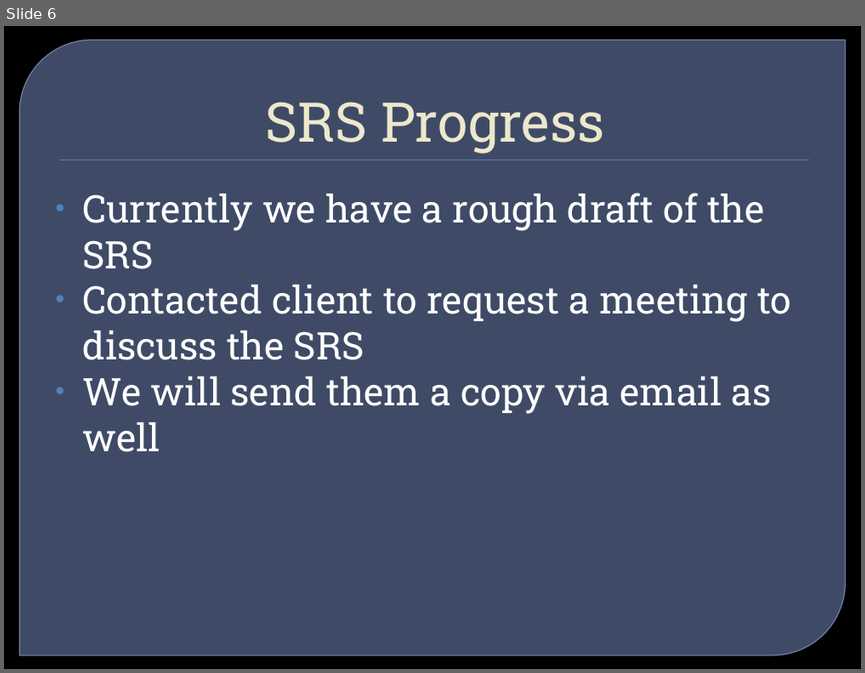
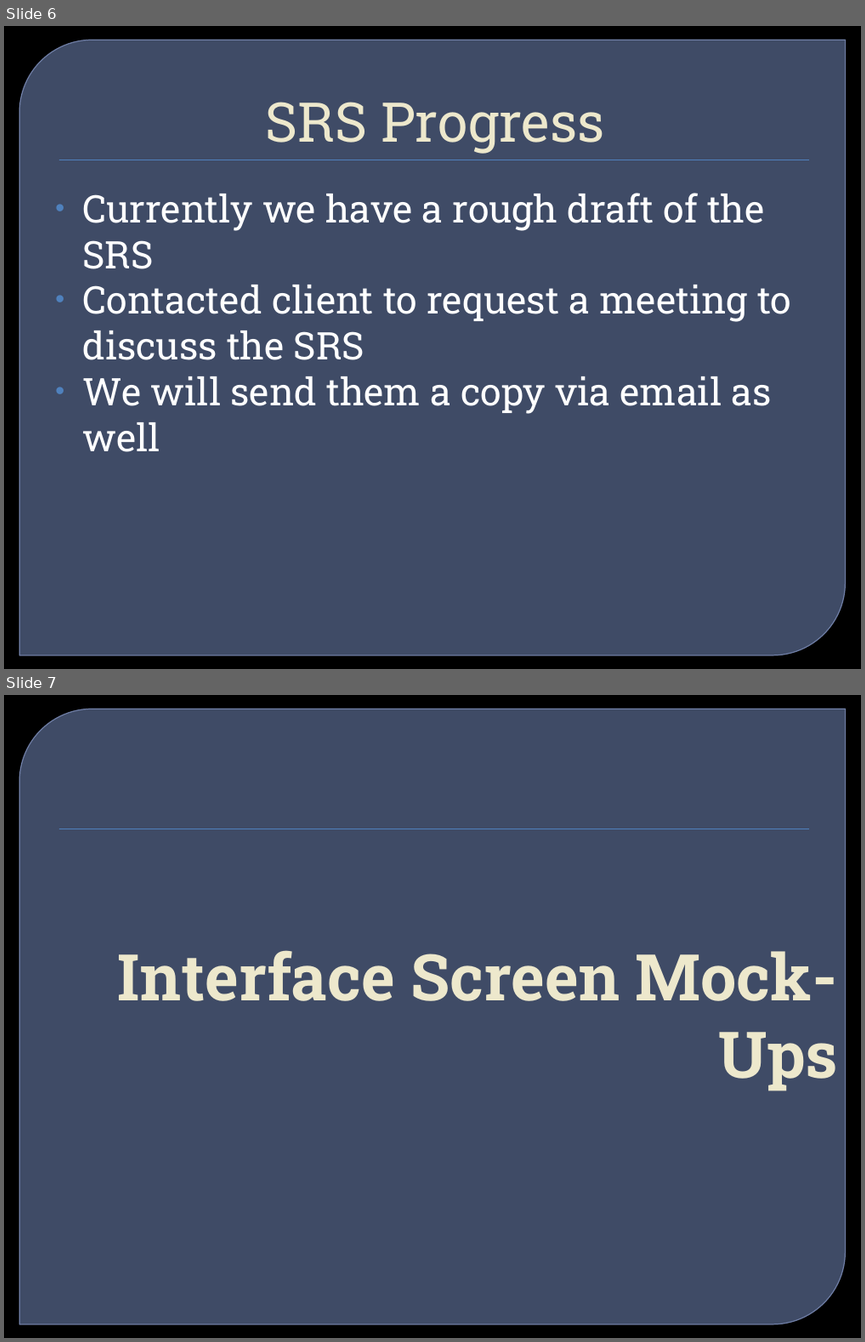
Before and after one commit to ameindygogirl/FishSeniorProject, a slide deck: Briefing2.pptx. Shown one above the other, each under a label of ours: slide 6 before the commit, slides 6 and 7 after it. The pictures are 865x673 and 865x1342 pixels, drawn with LibreOffice and Linux fonts; fonts in the diff are those of the drawing; background and template pictures are left out. Boxes give left, top, right and bottom in pixels: in the first picture for what was removed or moved away, otherwise in the second. Text is boxed around its words. In the diff, an @@ line names an element or a change of style, - is before the commit and + after.

```diff
--- a/Briefing2.pptx
+++ b/Briefing2.pptx
@@ slide 7 added at (4, 695, 861, 1338), background picture (left out); not listed: 2 template elements that a slide beside it also shows @@
@@ title added at (118, 950, 838, 1091), 54 pt, text #EDE8CE, bold @@
+Interface Screen Mock-Ups
```
Also in this commit, not shown: 5 other slides added, 2 other files.
